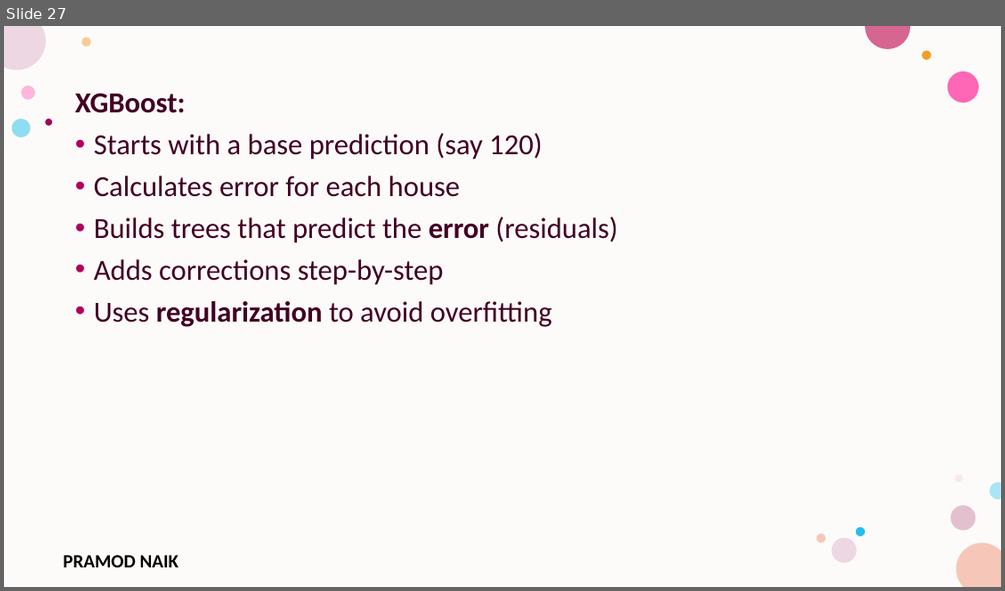
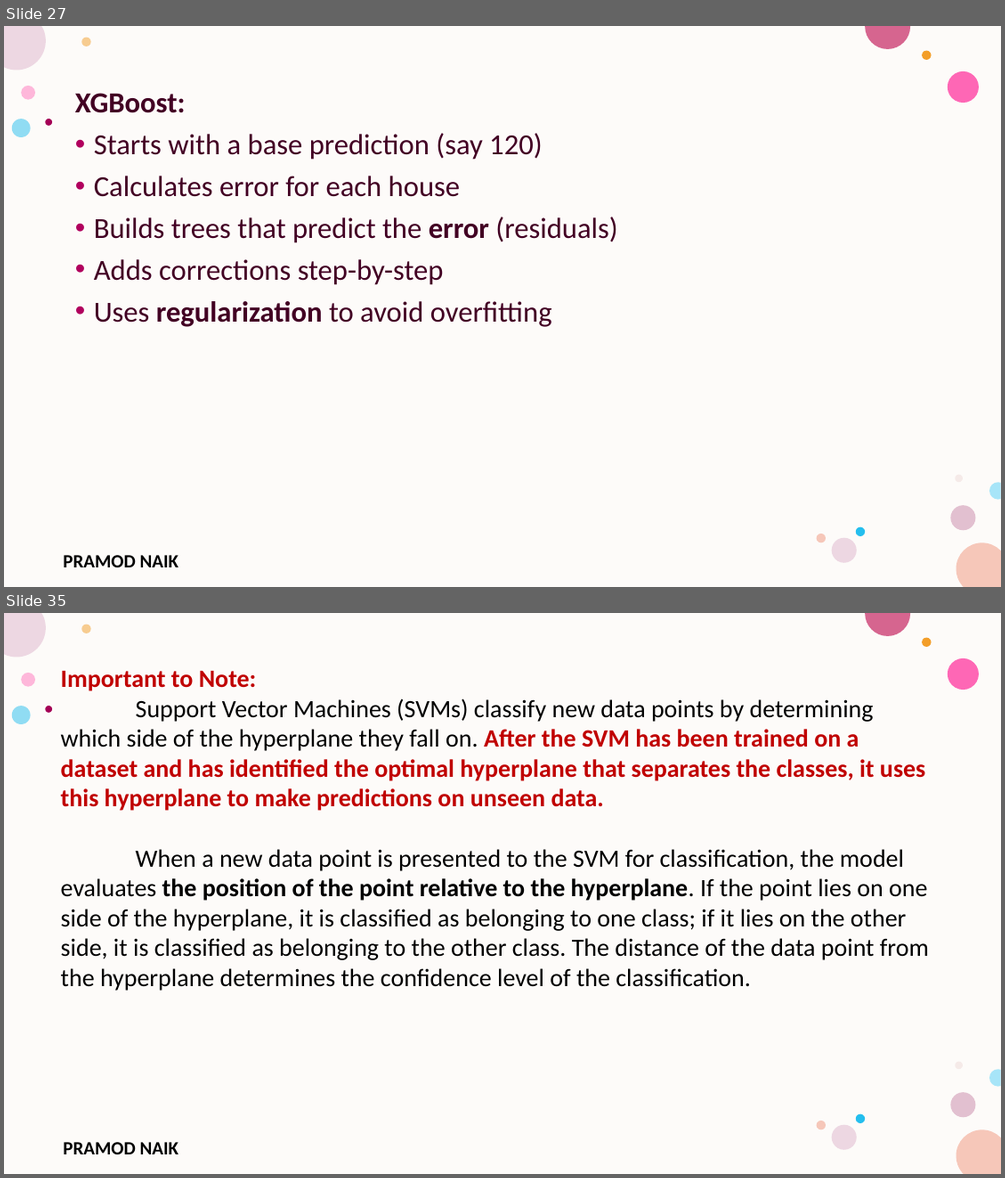
Before and after one commit to PRAMODNAIK-DEV/MCA-2nd-Sem-ML-Data-Analytics-Shridevi-College, a slide deck: Theory Class-Notes/Unit-4 Advanced Machine Learning Techniques.pptx. Shown one above the other, each under a label of ours: slide 27 before the commit, slides 27 and 35 after it; the slides between them are not shown. The pictures are 1005x591 and 1005x1178 pixels, drawn with LibreOffice and Linux fonts; fonts in the diff are those of the drawing; background and template pictures are left out. Boxes give left, top, right and bottom in pixels: in the first picture for what was removed or moved away, otherwise in the second. Text is boxed around its words. In the diff, an @@ line names an element or a change of style, - is before the commit and + after.

```diff
--- a/Theory Class-Notes/Unit-4 Advanced Machine Learning Techniques.pptx
+++ b/Theory Class-Notes/Unit-4 Advanced Machine Learning Techniques.pptx
@@ slide 35 added at [4, 613, 1001, 1174], background #FFFFFF; not listed: 17 template elements that a slide beside it also shows @@
@@ text added at [61, 671, 929, 990], 24 pt, text #000000 @@
+Important to Note:
+Support Vector Machines (SVMs) classify new data points by determining which side of the hyperplane they fall on. After the SVM has been trained on a dataset and has identified the optimal hyperplane that separates the classes, it uses this hyperplane to make predictions on unseen data.
+When a new data point is presented to the SVM for classification, the model evaluates the position of the point relative to the hyperplane. If the point lies on one side of the hyperplane, it is classified as belonging to one class; if it lies on the other side, it is classified as belonging to the other class. The distance of the data point from the hyperplane determines the confidence level of the classification.
```
Also in this commit, not shown: 2 slides changed, 24 other slides added, 1 other file.
